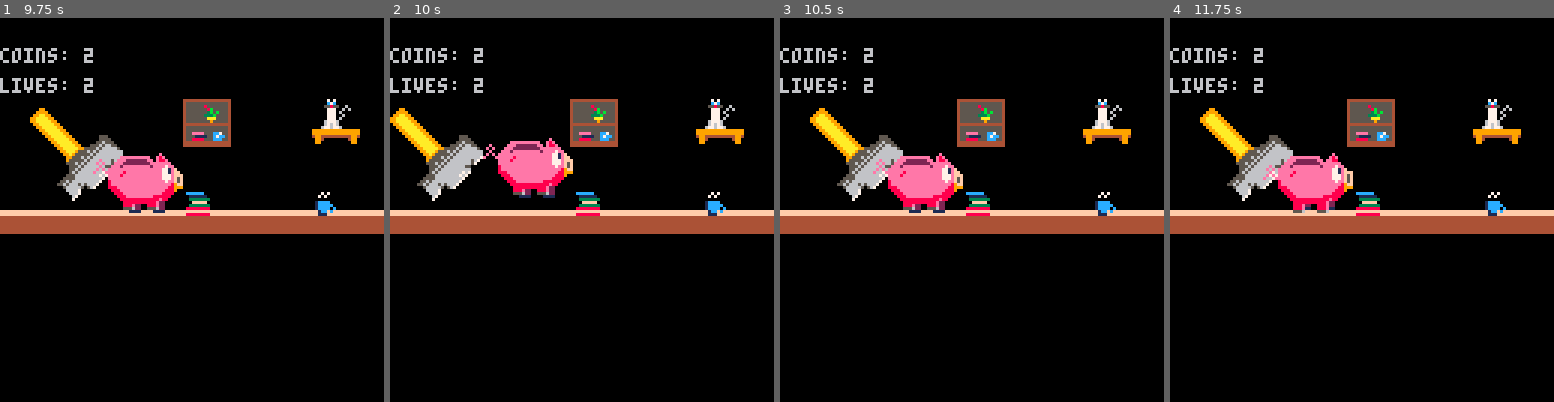
Above: before the commit, frames 1-4 (left to right).
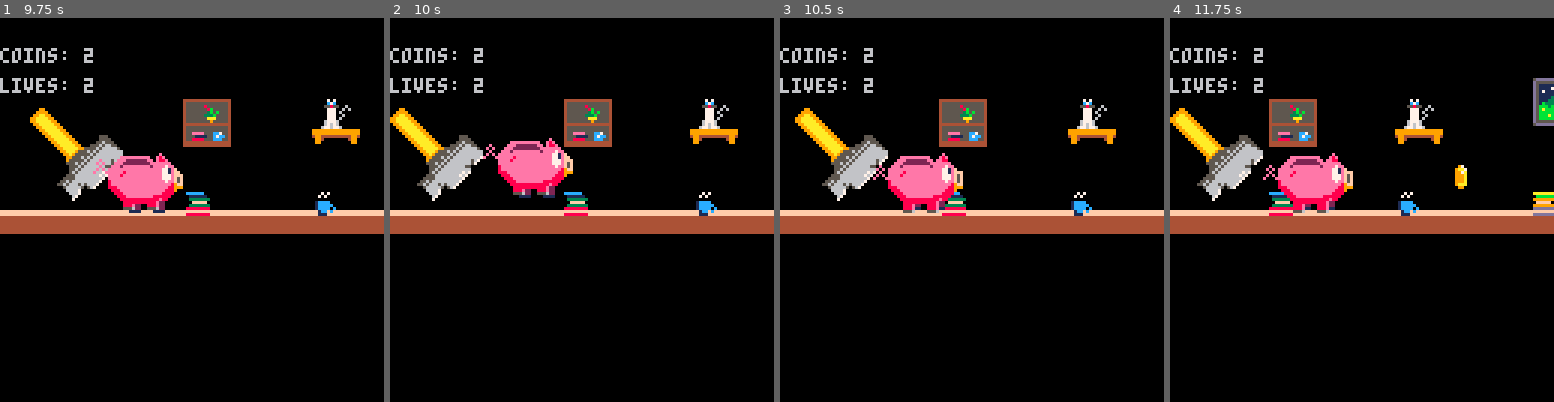
Above: after the commit, the same moments.

Repository: Houzvicka/ld44
Game: PICO-8 cartridge piggy.p8
The game is run twice, just before and just after one commit, with the same random seed, the same clock (stepped at 60 frames per second) and the same inputs.
Inputs:
- Up to frame 1 (9.75 s): tap X (X key) at 0.33, 1.07, 1.85, 2.97, 4.08, 5.2, 6.32, 7.43, 8.55, 9.67 s; hold Right 1.6-2.1 s; hold Up 2.15-2.42 s; hold Right 2.47-3.03 s; hold Left 3.08-3.58 s; hold Right 4.02-4.68 s; hold Up 4.73-5.03 s; hold Left 5.08-5.68 s; hold Right 6.08-6.58 s; hold Right 6.63-7.13 s; hold Up 7.18-7.45 s; hold Right 7.5-8.07 s; hold Left 8.12-8.62 s; hold Right 9.05-9.72 s
- Up to frame 2 (10 s): hold Up from 9.77 s (still down)
- Up to frame 3 (10.5 s): release Up at 10.07 s; hold Left from 10.12 s (still down)
- Up to frame 4 (11.75 s): release Left at 10.72 s; tap X (X key) at 10.78 s; hold Right 11.12-11.62 s

Frame 1 is identical in both runs. In frame 2, 2.0% of the frame differs, in the area x 45-93%, y 21-52%; in frame 3, 6.1%; in frame 4, 9.9%, in the area x 0-100%, y 15-52%.

Commit message:
Update piggy.p8

Diff:
--- a/piggy.p8
+++ b/piggy.p8
@@ -129,7 +129,6 @@
  if (btn(2)) then
   if player.jump_alowed and player.jump_height < 10 then
    player.dy-=3
-   --player.x+=0.5
 		 player.stuck = false;
    player.jump_height+=1
   elseif player.on_ground then
@@ -348,7 +347,7 @@
 end
 
 function move_item(item)
-	item.x -= curr_speed/2
+ item.x -= curr_speed/2
 end
 -->8
 //obstacles
@@ -368,7 +367,7 @@
 
 function move_obs()
  for i in all(obstacles) do
-  	if(i.x == player.x+32)
+  	if(i.x == player.x+32 and player.y == 41)
 		 then
 		  player.stuck = true
 		  bg=0
